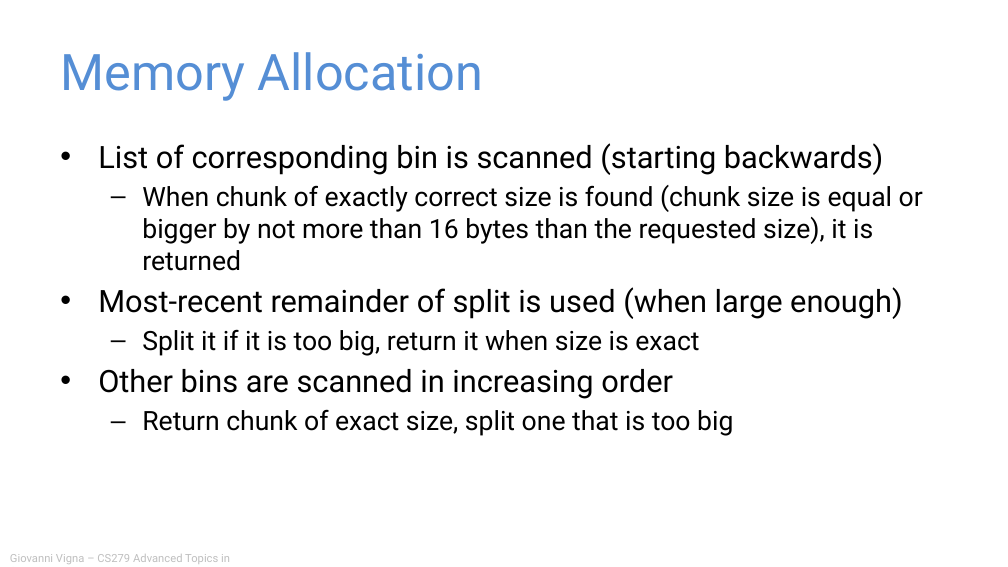
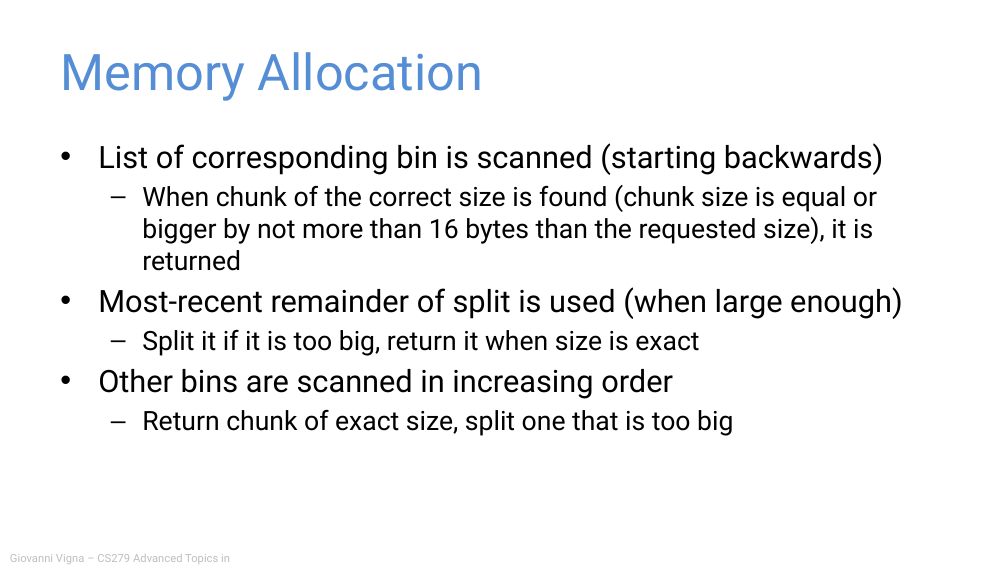
Before and after one commit to giovannivigna/CS279-Fall2024, a slide deck: slide 197 of materials/05_Vulnerability_Patterns/Application Security.pptx. Drawn at 1008x567 pixels with LibreOffice and Linux fonts; fonts in the diff are those of the drawing. Boxes give left, top, right and bottom in pixels: in the first picture for what was removed or moved away, otherwise in the second. Text is boxed around its words. In the diff, an @@ line names an element or a change of style, - is before the commit and + after.

```diff
--- a/materials/05_Vulnerability_Patterns/Application Security.pptx
+++ b/materials/05_Vulnerability_Patterns/Application Security.pptx
@@ text at <box>142,185,877,271</box>: text changed @@
-  – When chunk of exactly correct size is found (chunk size is equal or bigger by not more than 16 bytes than the requested size), it is returned
+  – When chunk of the correct size is found (chunk size is equal or bigger by not more than 16 bytes than the requested size), it is returned
```
Also in this commit, not shown: 9 other slides changed, 2 slides added, 7 other files.
